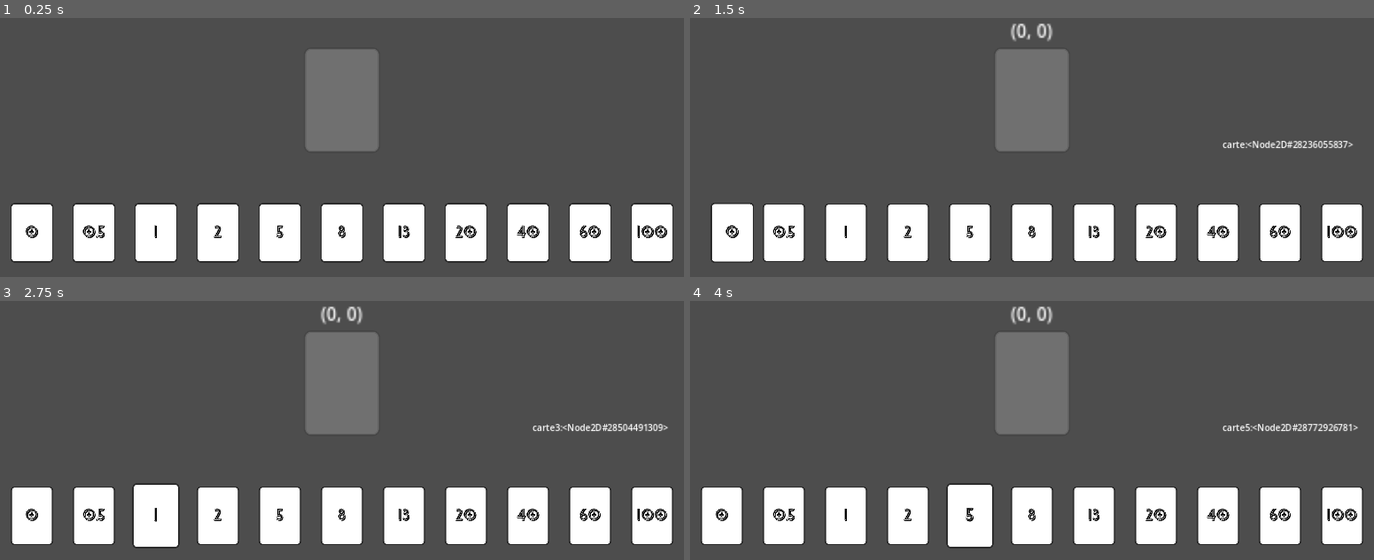
Above: before the commit, frames 1-4 (two rows, left to right).
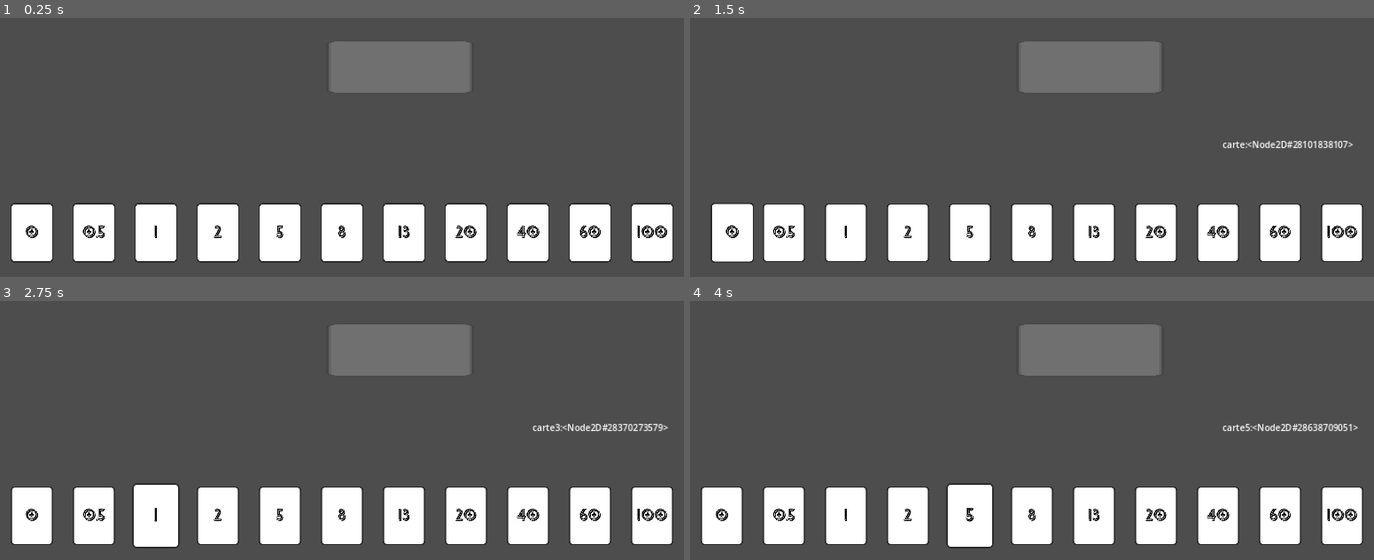
Above: after the commit, the same moments.

Repository: Leo-BERNARD38/ATZA_BERNARD_Conception-Agile
Game: Godot game, scene res://scenes/test_scene.tscn
Two runs of this game, one before a commit and one after it. Both use one fixed random seed, a clock stepped at 60 frames per second and the inputs below.
Inputs (mouse positions are in pixels of both pictures, inside the frame that each line leads up to):
- Up to frame 1 (0.25 s): no input
- Up to frame 2 (1.5 s): move the mouse to (724, 232) at 0.52 s; press the mouse at (724, 232) at 0.53 s; tap Enter at 1.25 s; move the mouse to (785, 232) at 1.27 s; release the mouse at (785, 232) at 1.28 s; click (785, 232) at 1.35 s
- Up to frame 3 (2.75 s): tap Space at 2 s; move the mouse to (157, 515) at 2.02 s; press the mouse at (157, 515) at 2.03 s
- Up to frame 4 (4 s): tap Enter at 2.75 s; move the mouse to (908, 515) at 2.77 s; release the mouse at (908, 515) at 2.78 s; click (908, 515) at 2.85 s; move the mouse to (970, 515) at 3.52 s; press the mouse at (970, 515) at 3.53 s

The runs differ from the first frame. In frame 1, 5.6% of the frame differs, in the area x 44-69%, y 9-52%; in frame 2, 5.9%; in frame 3, 5.9%, in the area x 44-97%, y 2-52%; in frame 4, 5.9%.

Commit message:
Déposer une carte et Debug Feature
- Placer une carte dans une case est désormais possible
- Ajout de la touche "R" pour recharger la scène (Debug)
- BUG : Placer une carte dans une case ne fonctionne pas toujours...

Diff:
--- a/Project/UI/Player_hand/player_hand.gd
+++ b/Project/UI/Player_hand/player_hand.gd
@@ -1,60 +1,12 @@
 extends Control
 
 @export var current_hand: HBoxContainer
-@export var card_slot: PackedScene
 @export var DEBUG_TEXT: Label
 var took_a_card = false
 var active_card_node
 
 # Called when the node enters the scene tree for the first time.
 func _ready():
-#	for i in range(11):
-#		match i:
-#			0:
-#				var new_slot = card_slot.instantiate()
-#				current_hand.add_child(new_slot)
-#				current_hand.get_child(i).changevalue(0)
-#			1:
-#				var new_slot = card_slot.instantiate()
-#				current_hand.add_child(new_slot)
-#				current_hand.get_child(i).changevalue(0.5)
-#			2:
-#				var new_slot = card_slot.instantiate()
-#				current_hand.add_child(new_slot)
-#				current_hand.get_child(i).changevalue(1)
-#			3:
-#				var new_slot = card_slot.instantiate()
-#				current_hand.add_child(new_slot)
-#				current_hand.get_child(i).changevalue(2)
-#			4:
-#				var new_slot = card_slot.instantiate()
-#				current_hand.add_child(new_slot)
-#				current_hand.get_child(i).changevalue(5)
-#			5:
-#				var new_slot = card_slot.instantiate()
-#				current_hand.add_child(new_slot)
-#				current_hand.get_child(i).changevalue(8)
-#			6:
-#				var new_slot = card_slot.instantiate()
-#				current_hand.add_child(new_slot)
-#				current_hand.get_child(i).changevalue(13)
-#			7:
-#				var new_slot = card_slot.instantiate()
-#				current_hand.add_child(new_slot)
-#				current_hand.get_child(i).changevalue(20)
-#			8:
-#				var new_slot = card_slot.instantiate()
-#				current_hand.add_child(new_slot)
-#				current_hand.get_child(i).changevalue(40)
-#			9:
-#				var new_slot = card_slot.instantiate()
-#				current_hand.add_child(new_slot)
-#				current_hand.get_child(i).changevalue(60)
-#			10:
-#				var new_slot = card_slot.instantiate()
-#				current_hand.add_child(new_slot)
-#				current_hand.get_child(i).changevalue(100)
-#
 	pass # Replace with function body.
 
 func set_debug_text(a):
--- a/Project/UI/Player_hand/player_hand.tscn
+++ b/Project/UI/Player_hand/player_hand.tscn
@@ -1,6 +1,5 @@
-[gd_scene load_steps=4 format=3 uid="uid://bt3c7c068skgb"]
+[gd_scene load_steps=3 format=3 uid="uid://bt3c7c068skgb"]
 
-[ext_resource type="PackedScene" uid="uid://c7vo8yrrrg1lj" path="res://UI/card_slot/card_slot.tscn" id="1_65tuh"]
 [ext_resource type="Script" path="res://UI/Player_hand/player_hand.gd" id="1_mf3r3"]
 [ext_resource type="PackedScene" uid="uid://bww7yy3nfddo0" path="res://assets/carte/carte.tscn" id="3_jpyad"]
 
@@ -13,7 +12,6 @@
 grow_vertical = 2
 script = ExtResource("1_mf3r3")
 current_hand = NodePath("MarginContainer/VBoxContainer/main_hand")
-card_slot = ExtResource("1_65tuh")
 DEBUG_TEXT = NodePath("DEBUG")
 
 [node name="MarginContainer" type="MarginContainer" parent="."]
--- a/Project/UI/card_drop_area/card_drop_area.gd
+++ b/Project/UI/card_drop_area/card_drop_area.gd
@@ -5,27 +5,42 @@
 var is_taken = false
 var card_node
 var card_value
+var is_hovered
 
 # Called when the node enters the scene tree for the first time.
 func _ready():
+	is_hovered = false
 	pass # Replace with function body.
 
 
 # Called every frame. 'delta' is the elapsed time since the previous frame.
 func _process(delta):
-	if(player_hand_node.active_card_node != null):
-		label_debug.text = str(player_hand_node.active_card_node.new_pos)
+	if (!is_taken):
+		if (is_hovered):
+			label_debug.text = "ça hover"
+		else:
+			label_debug.text = ""
+	if (Input.is_action_just_released("left_click") and (is_taken == false) and (is_hovered) and (player_hand_node.took_a_card)):
+		#Input.is_action_just_released("left_click") et (is_hovered) non suspects
+		player_hand_node.active_card_node.is_placed = true
+		card_value = player_hand_node.active_card_node.valeur_carte
+		is_taken = true
+		player_hand_node.active_card_node.new_pos = self.global_position
+		label_debug.text = str(player_hand_node.active_card_node.valeur_carte)
+		player_hand_node.took_a_card = false
+		player_hand_node.active_card_node = null
+		pass
 	pass
 
 
 func _on_area_entered(area):
-	if Input.is_action_just_released("left_click") and (is_taken == false) and (player_hand_node.took_a_card):
-		card_value = player_hand_node.active_card_node.valeur_carte
-		is_taken == true
-		player_hand_node.took_a_card = false
-		card_value = player_hand_node.active_card_node.valeur_carte
-		player_hand_node.active_card_node.is_placed == true
-		player_hand_node.active_card_node.new_pos = global_position
-		player_hand_node.active_card_node = null
-		pass
+	if (!is_taken):
+		is_hovered = true
 	pass # Replace with function body.
+
+
+
+func _on_area_exited(area):
+	if (!is_taken):
+		is_hovered = false
+	pass # Replace with function body.
--- a/Project/UI/card_drop_area/card_drop_area.tscn
+++ b/Project/UI/card_drop_area/card_drop_area.tscn
@@ -24,3 +24,4 @@
 scale = Vector2(3.64115, 3.64115)
 
 [connection signal="area_entered" from="." to="." method="_on_area_entered"]
+[connection signal="area_exited" from="." to="." method="_on_area_exited"]
--- a/Project/UI/card_slot/card_slot.gd
+++ /dev/null
@@ -1,20 +0,0 @@
-extends Control
-
-@export var carte: PackedScene
-@export var value = 0
-
-# Called when the node enters the scene tree for the first time.
-func _ready():
-#	create_card()
-	pass # Replace with function body.
-
-func create_card():
-#	var new_card = carte.instantiate()
-#	add_child(new_card)
-#	get_child(1).valuechange(value)
-	pass
-
-func changevalue(v):
-#	value = v
-#	get_child(1).valuechange(value)
-	pass
--- a/Project/UI/card_slot/card_slot.tscn
+++ /dev/null
@@ -1,22 +0,0 @@
-[gd_scene load_steps=3 format=3 uid="uid://c7vo8yrrrg1lj"]
-
-[ext_resource type="Script" path="res://UI/card_slot/card_slot.gd" id="1_h22w0"]
-[ext_resource type="PackedScene" uid="uid://bww7yy3nfddo0" path="res://assets/carte/carte.tscn" id="2_gwkod"]
-
-[node name="card_slot" type="Control"]
-layout_mode = 3
-anchor_right = 0.2
-anchor_bottom = 0.5
-offset_bottom = -4.0
-grow_horizontal = 2
-grow_vertical = 2
-script = ExtResource("1_h22w0")
-carte = ExtResource("2_gwkod")
-
-[node name="MarginContainer" type="MarginContainer" parent="."]
-layout_mode = 1
-anchors_preset = 15
-anchor_right = 1.0
-anchor_bottom = 1.0
-grow_horizontal = 2
-grow_vertical = 2
--- a/Project/assets/carte/carte.gd
+++ b/Project/assets/carte/carte.gd
@@ -12,13 +12,14 @@
 var zoom = 1.3
 @export var current_state = true
 var is_placed = false
-var new_pos = Vector2.ZERO
+var new_pos
 # Called when the node enters the scene tree for the first time.
 
 
 
 
 func _ready():
+	new_pos = Vector2.ZERO
 	base_size.x = 256
 	base_size.y = 356
 #	var p_px = get_parent().global_position.x
@@ -78,6 +79,10 @@
 	global_position.x = lerpf(global_position.x,a.x, animation_weight)
 	global_position.y = lerpf(global_position.y,a.y, animation_weight)
 
+func on_pickup():
+
+	pass
+
 
 func _on_clickingarea_mouse_entered():
 	if Player_hand_node.took_a_card == false:
@@ -94,12 +99,12 @@
 
 func _process(delta):
 	if((is_hovered) and (Input.is_action_pressed("left_click")) and (current_state) and ((Player_hand_node.active_card_node == self) or (Player_hand_node.active_card_node == null))):
-		Player_hand_node.set_debug_text(self)
-		Player_hand_node.active_card_node = self
-		Player_hand_node.took_a_card = true
-		drag()
-		get_on_top(true)
-		pass
+			Player_hand_node.set_debug_text(self)
+			Player_hand_node.active_card_node = self
+			Player_hand_node.took_a_card = true
+			drag()
+			get_on_top(true)
+	pass
 
 func _physics_process(delta):
 	if(Player_hand_node.active_card_node == null):
@@ -107,7 +112,7 @@
 	if (is_placed):
 		drop()
 	else:
-		if((Input.is_action_pressed("left_click") == false)):
+		if(!Input.is_action_pressed("left_click")):
 			drop()
 			Player_hand_node.active_card_node = null
 			if Player_hand_node.took_a_card == true:
--- a/Project/project.godot
+++ b/Project/project.godot
@@ -32,3 +32,8 @@
 "events": [Object(InputEventMouseButton,"resource_local_to_scene":false,"resource_name":"","device":-1,"window_id":0,"a …(253 unchanged characters)…
 ]
 }
+reload={
+"deadzone": 0.5,
+"events": [null, Object(InputEventKey,"resource_local_to_scene":false,"resource_name":"","device":-1,"window_id":0,"alt_pressed":false,"shift_pressed":false,"ctrl_pressed":false,"meta_pressed":false,"pressed":false,"keycode":0,"physical_keycode":82,"key_label":0,"unicode":114,"echo":false,"script":null)
+]
+}
--- a/Project/scenes/test_scene.tscn
+++ b/Project/scenes/test_scene.tscn
@@ -14,5 +14,6 @@
 offset_bottom = 240.0
 
 [node name="Card_Drop_Area" parent="." node_paths=PackedStringArray("player_hand_node") instance=ExtResource("3_buk2f")]
-scale = Vector2(0.538741, 0.538741)
+position = Vector2(105, -60)
+scale = Vector2(1.04354, 0.272164)
 player_hand_node = NodePath("../PlayerHand")
--- a/Project/scenes/test_scene_scenario.gd
+++ b/Project/scenes/test_scene_scenario.gd
@@ -1,5 +1,7 @@
 extends Node2D
 
+
+var scene = "res://scenes/test_scene.tscn"
 
 # Called when the node enters the scene tree for the first time.
 func _ready():
@@ -8,6 +10,8 @@
 
 # Called every frame. 'delta' is the elapsed time since the previous frame.
 func _process(delta):
+	if (Input.is_action_just_pressed("reload")):
+		get_tree().change_scene_to_file(scene)
 	pass
 
 func _physics_process(delta):
